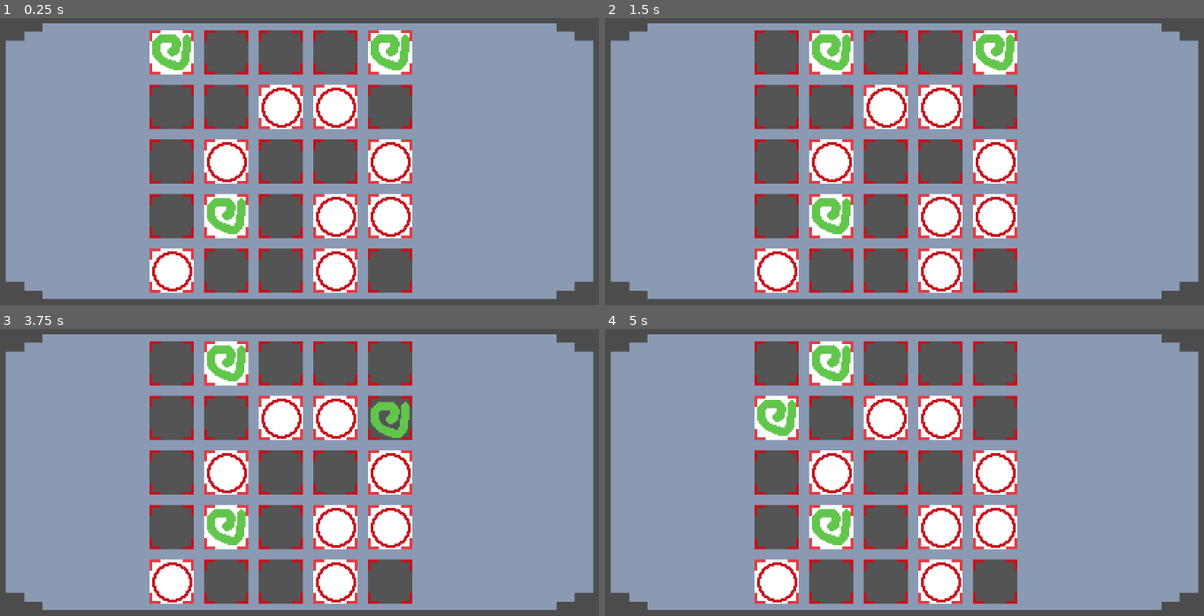
Above: before the commit, frames 1-4 (two rows, left to right).
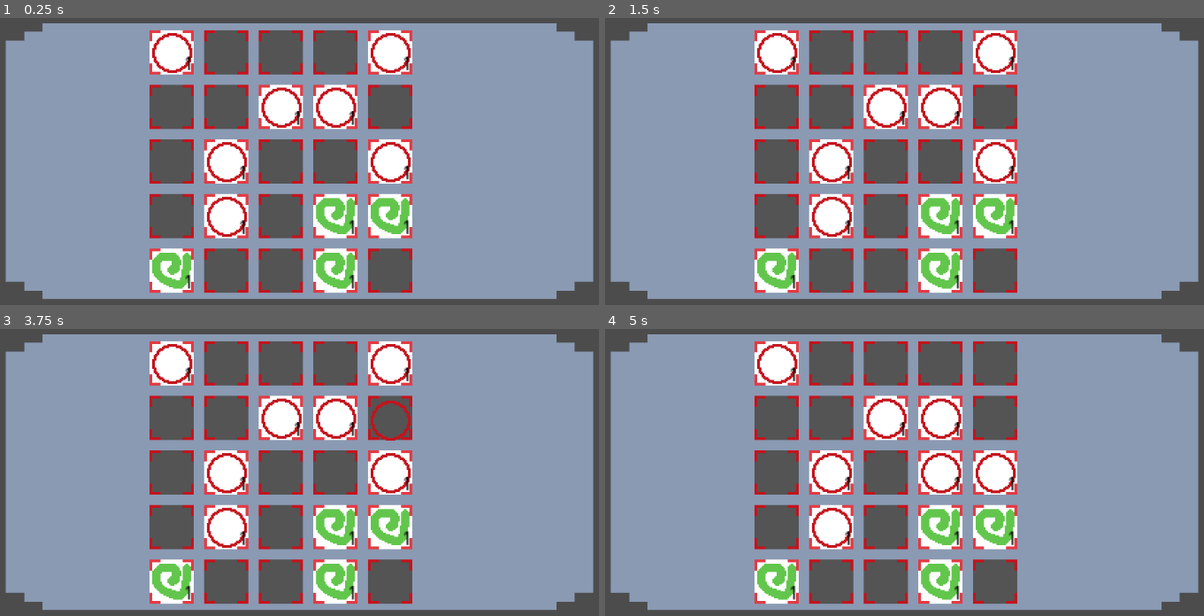
Above: after the commit, the same moments.

Repository: thefireKS/MergeGame
Game: Godot game, scene res://scenes/MergeGameField.tscn
Same seed, same stepped clock (60 frames per second), same inputs: the game is played once before the commit and once after it. The engine's default icon, where the game draws it, is replaced by a stand-in: a white triangle on a blue panel in a dark square.
Inputs (mouse positions are in pixels of both pictures, inside the frame that each line leads up to):
- Up to frame 1 (0.25 s): no input
- Up to frame 2 (1.5 s): tap Enter at 0.5 s; drag from (778, 52) to (964, 63) at 0.52 s; drag from (832, 52) to (856, 238) at 1.27 s
- Up to frame 3 (3.75 s): tap Space at 2, 3.5 s; move the mouse to (281, 363) at 2.02 s; click (281, 363) at 2.17 s; tap Enter at 2.75 s; drag from (335, 363) to (77, 403) at 2.77 s; drag from (389, 363) to (323, 466) at 3.52 s
- Up to frame 4 (5 s): drag from (778, 417) to (784, 363) at 4.27 s

The runs differ from the first frame. In frame 1, 5.0% of the frame differs, in the area x 25-69%, y 5-96%; in frame 2, 6.6%; in frame 3, 7.7%; in frame 4, 8.2%, in the area x 24-69%, y 4-96%.

Commit message:
refactor: rewrite for better and using godot's ui drag and drop

Diff:
--- a/item_data/mergebale_item.gd
+++ b/item_data/mergebale_item.gd
@@ -27,6 +27,7 @@
 func updgrade_tier() -> bool:
 	if tier < 5:
 		tier += 1
+		print("{item_name}'s tier increased to {tier}".format({"item_name": name, "tier": str(tier)}))
 		return true
 	else:
 		return false
--- a/project.godot
+++ b/project.godot
@@ -9,10 +9,15 @@
 config_version=4
 
 _global_script_classes=[ {
-"base": "Node2D",
+"base": "TextureRect",
 "class": "Item",
 "language": "GDScript",
 "path": "res://scripts/Item.gd"
+}, {
+"base": "Panel",
+"class": "SlotClass",
+"language": "GDScript",
+"path": "res://scripts/Slot.gd"
 }, {
 "base": "Resource",
 "class": "mergebale_item",
@@ -21,6 +26,7 @@
 } ]
 _global_script_class_icons={
 "Item": "",
+"SlotClass": "",
 "mergebale_item": ""
 }
 
@@ -33,6 +39,14 @@
 [gui]
 
 common/drop_mouse_on_gui_input_disabled=true
+
+[input]
+
+left_click={
+"deadzone": 0.5,
+"events": [ Object(InputEventMouseButton,"resource_local_to_scene":false,"resource_name":"","device":0,"alt":false,"shift":false,"control":false,"meta":false,"command":false,"button_mask":0,"position":Vector2( 0, 0 ),"global_position":Vector2( 0, 0 ),"factor":1.0,"button_index":1,"pressed":false,"doubleclick":false,"script":null)
+ ]
+}
 
 [input_devices]
 
--- a/scenes/Item.tscn
+++ b/scenes/Item.tscn
@@ -3,13 +3,23 @@
 [ext_resource path="res://sprites/TestMSprite1/TS1_T1.png" type="Texture" id=1]
 [ext_resource path="res://scripts/Item.gd" type="Script" id=2]
 
-[node name="Item" type="Node2D"]
-z_index = 1
-script = ExtResource( 2 )
-
-[node name="TextureRect" type="TextureRect" parent="."]
+[node name="TextureRect" type="TextureRect"]
 margin_right = 16.0
 margin_bottom = 16.0
 rect_scale = Vector2( 2, 2 )
 mouse_filter = 2
 texture = ExtResource( 1 )
+script = ExtResource( 2 )
+
+[node name="Label" type="Label" parent="."]
+anchor_right = 1.0
+anchor_bottom = 1.0
+custom_colors/font_color = Color( 0, 0, 0, 1 )
+text = "00"
+align = 2
+valign = 2
+
+[node name="Item" type="Control" parent="."]
+anchor_right = 1.0
+anchor_bottom = 1.0
+mouse_filter = 2
--- /dev/null
+++ b/scenes/ItemDragPreview.tscn
@@ -0,0 +1,9 @@
+[gd_scene load_steps=2 format=2]
+
+[ext_resource path="res://icon.png" type="Texture" id=1]
+
+[node name="TextureRect" type="TextureRect"]
+margin_right = 64.0
+margin_bottom = 64.0
+texture = ExtResource( 1 )
+expand = true
--- a/scenes/MergeGameField.tscn
+++ b/scenes/MergeGameField.tscn
@@ -1,11 +1,12 @@
-[gd_scene load_steps=5 format=2]
+[gd_scene load_steps=4 format=2]
 
 [ext_resource path="res://sprites/InventoryBackGround.png" type="Texture" id=1]
-[ext_resource path="res://styles/MergeGameFieldFilledStyle.tres" type="StyleBox" id=2]
-[ext_resource path="res://scripts/Slot.gd" type="Script" id=3]
 [ext_resource path="res://scripts/MergeGameField.gd" type="Script" id=4]
+[ext_resource path="res://scenes/Slot.tscn" type="PackedScene" id=5]
 
-[node name="MergeGameField" type="Node2D"]
+[node name="MergeGameField" type="Control"]
+anchor_right = 1.0
+anchor_bottom = 1.0
 script = ExtResource( 4 )
 
 [node name="TextureRect" type="TextureRect" parent="."]
@@ -37,217 +38,132 @@
 custom_constants/hseparation = 15
 columns = 5
 
-[node name="Slot 1" type="Panel" parent="GridContainer"]
-margin_right = 64.0
-margin_bottom = 64.0
-rect_min_size = Vector2( 64, 64 )
-custom_styles/panel = ExtResource( 2 )
-script = ExtResource( 3 )
+[node name="Slot 1" parent="GridContainer" instance=ExtResource( 5 )]
 
-[node name="Slot 2" type="Panel" parent="GridContainer"]
+[node name="Slot 2" parent="GridContainer" instance=ExtResource( 5 )]
 margin_left = 79.0
 margin_right = 143.0
-margin_bottom = 64.0
-rect_min_size = Vector2( 64, 64 )
-custom_styles/panel = ExtResource( 2 )
-script = ExtResource( 3 )
 
-[node name="Slot 3" type="Panel" parent="GridContainer"]
+[node name="Slot 3" parent="GridContainer" instance=ExtResource( 5 )]
 margin_left = 158.0
 margin_right = 222.0
-margin_bottom = 64.0
-rect_min_size = Vector2( 64, 64 )
-custom_styles/panel = ExtResource( 2 )
-script = ExtResource( 3 )
 
-[node name="Slot 4" type="Panel" parent="GridContainer"]
+[node name="Slot 4" parent="GridContainer" instance=ExtResource( 5 )]
 margin_left = 237.0
 margin_right = 301.0
-margin_bottom = 64.0
-rect_min_size = Vector2( 64, 64 )
-custom_styles/panel = ExtResource( 2 )
-script = ExtResource( 3 )
 
-[node name="Slot 5" type="Panel" parent="GridContainer"]
+[node name="Slot 5" parent="GridContainer" instance=ExtResource( 5 )]
 margin_left = 316.0
 margin_right = 380.0
-margin_bottom = 64.0
-rect_min_size = Vector2( 64, 64 )
-custom_styles/panel = ExtResource( 2 )
-script = ExtResource( 3 )
 
-[node name="Slot 6" type="Panel" parent="GridContainer"]
+[node name="Slot 6" parent="GridContainer" instance=ExtResource( 5 )]
 margin_top = 79.0
-margin_right = 64.0
 margin_bottom = 143.0
-rect_min_size = Vector2( 64, 64 )
-custom_styles/panel = ExtResource( 2 )
-script = ExtResource( 3 )
 
-[node name="Slot 7" type="Panel" parent="GridContainer"]
+[node name="Slot 7" parent="GridContainer" instance=ExtResource( 5 )]
 margin_left = 79.0
 margin_top = 79.0
 margin_right = 143.0
 margin_bottom = 143.0
-rect_min_size = Vector2( 64, 64 )
-custom_styles/panel = ExtResource( 2 )
-script = ExtResource( 3 )
 
-[node name="Slot 8" type="Panel" parent="GridContainer"]
+[node name="Slot 8" parent="GridContainer" instance=ExtResource( 5 )]
 margin_left = 158.0
 margin_top = 79.0
 margin_right = 222.0
 margin_bottom = 143.0
-rect_min_size = Vector2( 64, 64 )
-custom_styles/panel = ExtResource( 2 )
-script = ExtResource( 3 )
 
-[node name="Slot 9" type="Panel" parent="GridContainer"]
+[node name="Slot 9" parent="GridContainer" instance=ExtResource( 5 )]
 margin_left = 237.0
 margin_top = 79.0
 margin_right = 301.0
 margin_bottom = 143.0
-rect_min_size = Vector2( 64, 64 )
-custom_styles/panel = ExtResource( 2 )
-script = ExtResource( 3 )
 
-[node name="Slot 10" type="Panel" parent="GridContainer"]
+[node name="Slot 10" parent="GridContainer" instance=ExtResource( 5 )]
 margin_left = 316.0
 margin_top = 79.0
 margin_right = 380.0
 margin_bottom = 143.0
-rect_min_size = Vector2( 64, 64 )
-custom_styles/panel = ExtResource( 2 )
-script = ExtResource( 3 )
 
-[node name="Slot 11" type="Panel" parent="GridContainer"]
+[node name="Slot 11" parent="GridContainer" instance=ExtResource( 5 )]
 margin_top = 158.0
-margin_right = 64.0
 margin_bottom = 222.0
-rect_min_size = Vector2( 64, 64 )
-custom_styles/panel = ExtResource( 2 )
-script = ExtResource( 3 )
 
-[node name="Slot 12" type="Panel" parent="GridContainer"]
+[node name="Slot 12" parent="GridContainer" instance=ExtResource( 5 )]
 margin_left = 79.0
 margin_top = 158.0
 margin_right = 143.0
 margin_bottom = 222.0
-rect_min_size = Vector2( 64, 64 )
-custom_styles/panel = ExtResource( 2 )
-script = ExtResource( 3 )
 
-[node name="Slot 13" type="Panel" parent="GridContainer"]
+[node name="Slot 13" parent="GridContainer" instance=ExtResource( 5 )]
 margin_left = 158.0
 margin_top = 158.0
 margin_right = 222.0
 margin_bottom = 222.0
-rect_min_size = Vector2( 64, 64 )
-custom_styles/panel = ExtResource( 2 )
-script = ExtResource( 3 )
 
-[node name="Slot 14" type="Panel" parent="GridContainer"]
+[node name="Slot 14" parent="GridContainer" instance=ExtResource( 5 )]
 margin_left = 237.0
 margin_top = 158.0
 margin_right = 301.0
 margin_bottom = 222.0
-rect_min_size = Vector2( 64, 64 )
-custom_styles/panel = ExtResource( 2 )
-script = ExtResource( 3 )
 
-[node name="Slot 15" type="Panel" parent="GridContainer"]
+[node name="Slot 15" parent="GridContainer" instance=ExtResource( 5 )]
 margin_left = 316.0
 margin_top = 158.0
 margin_right = 380.0
 margin_bottom = 222.0
-rect_min_size = Vector2( 64, 64 )
-custom_styles/panel = ExtResource( 2 )
-script = ExtResource( 3 )
 
-[node name="Slot 16" type="Panel" parent="GridContainer"]
+[node name="Slot 16" parent="GridContainer" instance=ExtResource( 5 )]
 margin_top = 237.0
-margin_right = 64.0
 margin_bottom = 301.0
-rect_min_size = Vector2( 64, 64 )
-custom_styles/panel = ExtResource( 2 )
-script = ExtResource( 3 )
 
-[node name="Slot 17" type="Panel" parent="GridContainer"]
+[node name="Slot 17" parent="GridContainer" instance=ExtResource( 5 )]
 margin_left = 79.0
 margin_top = 237.0
 margin_right = 143.0
 margin_bottom = 301.0
-rect_min_size = Vector2( 64, 64 )
-custom_styles/panel = ExtResource( 2 )
-script = ExtResource( 3 )
 
-[node name="Slot 18" type="Panel" parent="GridContainer"]
+[node name="Slot 18" parent="GridContainer" instance=ExtResource( 5 )]
 margin_left = 158.0
 margin_top = 237.0
 margin_right = 222.0
 margin_bottom = 301.0
-rect_min_size = Vector2( 64, 64 )
-custom_styles/panel = ExtResource( 2 )
-script = ExtResource( 3 )
 
-[node name="Slot 19" type="Panel" parent="GridContainer"]
+[node name="Slot 19" parent="GridContainer" instance=ExtResource( 5 )]
 margin_left = 237.0
 margin_top = 237.0
 margin_right = 301.0
 margin_bottom = 301.0
-rect_min_size = Vector2( 64, 64 )
-custom_styles/panel = ExtResource( 2 )
-script = ExtResource( 3 )
 
-[node name="Slot 20" type="Panel" parent="GridContainer"]
+[node name="Slot 20" parent="GridContainer" instance=ExtResource( 5 )]
 margin_left = 316.0
 margin_top = 237.0
 margin_right = 380.0
 margin_bottom = 301.0
-rect_min_size = Vector2( 64, 64 )
-custom_styles/panel = ExtResource( 2 )
-script = ExtResource( 3 )
 
-[node name="Slot 21" type="Panel" parent="GridContainer"]
+[node name="Slot 21" parent="GridContainer" instance=ExtResource( 5 )]
 margin_top = 316.0
-margin_right = 64.0
 margin_bottom = 380.0
-rect_min_size = Vector2( 64, 64 )
-custom_styles/panel = ExtResource( 2 )
-script = ExtResource( 3 )
 
-[node name="Slot 22" type="Panel" parent="GridContainer"]
+[node name="Slot 22" parent="GridContainer" instance=ExtResource( 5 )]
 margin_left = 79.0
 margin_top = 316.0
 margin_right = 143.0
 margin_bottom = 380.0
-rect_min_size = Vector2( 64, 64 )
-custom_styles/panel = ExtResource( 2 )
-script = ExtResource( 3 )
 
-[node name="Slot 23" type="Panel" parent="GridContainer"]
+[node name="Slot 23" parent="GridContainer" instance=ExtResource( 5 )]
 margin_left = 158.0
 margin_top = 316.0
 margin_right = 222.0
 margin_bottom = 380.0
-rect_min_size = Vector2( 64, 64 )
-custom_styles/panel = ExtResource( 2 )
-script = ExtResource( 3 )
 
-[node name="Slot 24" type="Panel" parent="GridContainer"]
+[node name="Slot 24" parent="GridContainer" instance=ExtResource( 5 )]
 margin_left = 237.0
 margin_top = 316.0
 margin_right = 301.0
 margin_bottom = 380.0
-rect_min_size = Vector2( 64, 64 )
-custom_styles/panel = ExtResource( 2 )
-script = ExtResource( 3 )
 
-[node name="Slot 25" type="Panel" parent="GridContainer"]
+[node name="Slot 25" parent="GridContainer" instance=ExtResource( 5 )]
 margin_left = 316.0
 margin_top = 316.0
 margin_right = 380.0
 margin_bottom = 380.0
-rect_min_size = Vector2( 64, 64 )
-custom_styles/panel = ExtResource( 2 )
-script = ExtResource( 3 )
--- /dev/null
+++ b/scenes/Slot.tscn
@@ -0,0 +1,15 @@
+[gd_scene load_steps=5 format=2]
+
+[ext_resource path="res://scenes/ItemDragPreview.tscn" type="PackedScene" id=1]
+[ext_resource path="res://scripts/Slot.gd" type="Script" id=2]
+[ext_resource path="res://scenes/Item.tscn" type="PackedScene" id=3]
+[ext_resource path="res://styles/MergeGameFieldFilledStyle.tres" type="StyleBox" id=4]
+
+[node name="Slot" type="Panel"]
+margin_right = 64.0
+margin_bottom = 64.0
+rect_min_size = Vector2( 64, 64 )
+custom_styles/panel = ExtResource( 4 )
+script = ExtResource( 2 )
+ItemObject = ExtResource( 3 )
+ItemDragPreview = ExtResource( 1 )
--- a/scripts/Item.gd
+++ b/scripts/Item.gd
@@ -1,14 +1,18 @@
-extends Node2D
+extends TextureRect
 class_name Item
 
 export var item_data : Resource
-onready var texture = $TextureRect
 
 func _ready():
 	if randi() % 2 == 0:
 		item_data = load("res://items/test_item_1.tres")
 	else:
 		item_data = load("res://items/test_item_2.tres")
-	item_data.resource_local_to_scene = true
+	# I don't think you need to do this?
+#	item_data.resource_local_to_scene = true
 
-	texture.texture = item_data.get_sprite()
+	texture = item_data.get_sprite()
+	refresh()
+
+func refresh():
+	$Label.text = str(item_data.tier)
--- a/scripts/MergeGameField.gd
+++ b/scripts/MergeGameField.gd
@@ -1,47 +1,46 @@
-extends Node2D
+extends Control
 
-const SlotClass = preload("res://scripts/Slot.gd")
 onready var game_slots = $GridContainer
-var holding_item : Node2D = null
+var holding_item  = null
 
 var mouse_left_down: bool = false
 
 func _ready():
-	for game_slot in game_slots.get_children():
-		game_slot.connect("gui_input", self, "slot_gui_input", [game_slot])
+#	for game_slot in game_slots.get_children():
+#		game_slot.connect("gui_input", self, "slot_gui_input", [game_slot])
 #		game_slot.connect("focus_exited", self, "slot_gui_input", [game_slot])
+	pass
 
 #func _process(delta):
 #	if mouse_left_down and holding_item != null:
 #		holding_item.global_position = get_global_mouse_position()
 
-func slot_gui_input(event: InputEvent, slot: SlotClass):
-	var item = slot.get_slot_item()
-	if event is InputEventMouseButton:
-		if event.button_index == BUTTON_LEFT && event.pressed:
-			if holding_item != null:
-				if !item: #Place holding item to slot
-					slot.put_to_slot(holding_item)
-					holding_item = null
-				else: #Swap holding item with item in slot
-					var temp_item = item
-					print(slot.get_slot_item().item_data)
-					if temp_item.item.item_data.name == slot.get_slot_item().item_data.name && temp_item.item.item_data.tier == slot.get_slot_item().item_data.tier :
-						if temp_item.item.updgrade_tier():
-							temp_item.queue_free()
-					else:
-						slot.pick_from_slot()
-						temp_item.global_position = event.global_position
-						slot.put_to_slot(holding_item)
-						holding_item = temp_item
-			elif item:
-				holding_item = slot.item
-				slot.pick_from_slot()
-				holding_item.global_position = get_global_mouse_position()
-
-func _input(event):
-	if holding_item:
-		holding_item.global_position = get_global_mouse_position()
+#func slot_gui_input(event: InputEvent, slot: SlotClass):
+#	var item = slot.get_slot_item()
+#	if event is InputEventMouseButton:
+#		if event.button_index == BUTTON_LEFT && event.pressed:
+#			if holding_item != null:
+#				if !item: #Place holding item to slot
+#					slot.put_to_slot(holding_item)
+#					holding_item = null
+#				else: #Swap holding item with item in slot
+#					var temp_item = item
+#					if temp_item.item.item_data.name == slot.get_slot_item().item_data.name && temp_item.item.item_data.tier == slot.get_slot_item().item_data.tier :
+#						if temp_item.item.updgrade_tier():
+#							temp_item.queue_free()
+#					else:
+#						slot.pick_from_slot()
+#						temp_item.global_position = event.global_position
+#						slot.put_to_slot(holding_item)
+#						holding_item = temp_item
+#			elif item:
+#				holding_item = slot.get_slot_item() # Consistency rather than slot.item.
+#				slot.pick_from_slot()
+#				holding_item.global_position = get_global_mouse_position()
+#
+#func _input(event):
+#	if holding_item:
+#		holding_item.global_position = get_global_mouse_position()
 #
 #	if event is InputEventMouseButton:
 #		if event.button_index == 1 and event.is_pressed():
--- a/scripts/Slot.gd
+++ b/scripts/Slot.gd
@@ -1,14 +1,17 @@
 extends Panel
+class_name SlotClass
+
+export var ItemObject: PackedScene
+export var ItemDragPreview: PackedScene
 
 var FilledStyle : StyleBoxTexture = preload("res://styles/MergeGameFieldFilledStyle.tres")
 var EmptyStyle : StyleBoxTexture = preload("res://styles/MergeGameFieldEmptyStyle.tres")
 
-var ItemClass = preload("res://scenes/Item.tscn")
-var item = null
+var item: Item = null
 
 func _ready():
 	if randi() % 2 == 0 :
-		item = ItemClass.instance()
+		item = ItemObject.instance()
 		add_child(item)
 	refresh_style()
 
@@ -18,20 +21,83 @@
 	else:
 		set('custom_styles/panel', FilledStyle)
 
-func pick_from_slot():
-	remove_child(item)
-	var inventoryNode = find_parent("MergeGameField")
-	inventoryNode.add_child(item)
-	item = null
+func refresh_tier():
+	if item != null:
+		item.refresh()
+
+# When you drag from one slot to another, this gets called.
+# This is where we add our preview too
+# Godot provides this.
+func get_drag_data(position: Vector2):
+	var data = {}
+
+	data["item"] = item
+
+	# Set Drag Preview
+	if item != null:
+		var preview: TextureRect = ItemDragPreview.instance()
+		preview.texture = item.texture
+		set_drag_preview(preview)
+
+	return data
+
+# This is a conditional function that tells UI elements if they can drop based on conditions
+# For now, we check against if item in data dictionary is not null
+# Godot provides this.
+func can_drop_data(position: Vector2, data) -> bool:
+	if data["item"] != null:
+		return true
+	return false
+
+# This is actual logic of swapping of slots and where to put all logics. You can
+# call functions here or manipulate whatever you like
+# Godot provides this.
+func drop_data(position: Vector2, data) -> void:
+	var dropped_item: Item = data["item"]
+	var dropped_item_parent: SlotClass = dropped_item.get_parent() # The Slot
+	# Check if item is null or not, if it's not null then
+	if item != null:
+		# We check if both items are equal, if it's same then
+		if dropped_item.item_data == item.item_data:
+			# Upgrade the tier
+			item.item_data.updgrade_tier()
+			# Remove the child from the the slot it dropped on this one and reset it.
+			dropped_item_parent.reset()
+		# If it's not same, swap it or place it.
+		else:
+			# Remove the current slot's item
+			remove_child(item)
+			# Remove the dropped slot's item
+			dropped_item_parent.remove_child(dropped_item)
+			# Add the current slot's item that we removed on line 55
+			dropped_item_parent.add_child(item)
+			# Set the dropped slot to current slot's item
+			dropped_item_parent.item = item
+			# Add the dropped slot's item to current slot
+			add_child(dropped_item)
+			# Set the current slot to dropped slot's item
+			item = dropped_item
+	# If current slot's item is null, then
+	else:
+		# Reset dropped slot's item and remove it.
+		dropped_item_parent.reset()
+		# Add the dropped slot's removed item to current slot
+		add_child(dropped_item)
+		# Set it
+		item = dropped_item
+
+	# Refresh the styles
+	dropped_item_parent.refresh_style()
 	refresh_style()
 
-func put_to_slot(new_item):
-	item = new_item
-	item.position = Vector2(0,0)
-	var inventoryNode = find_parent("MergeGameField")
-	inventoryNode.remove_child(item)
-	add_child(item)
-	refresh_style()
+	# Refresh the tier
+	dropped_item_parent.refresh_tier()
+	refresh_tier()
 
-func get_slot_item() -> Item:
-	return item
+# This is just repeated above in logic, so made it into function.
+func reset() -> void:
+	remove_child(item)
+	item = null
+#
+#func get_slot_item() -> Item:
+#	return item
